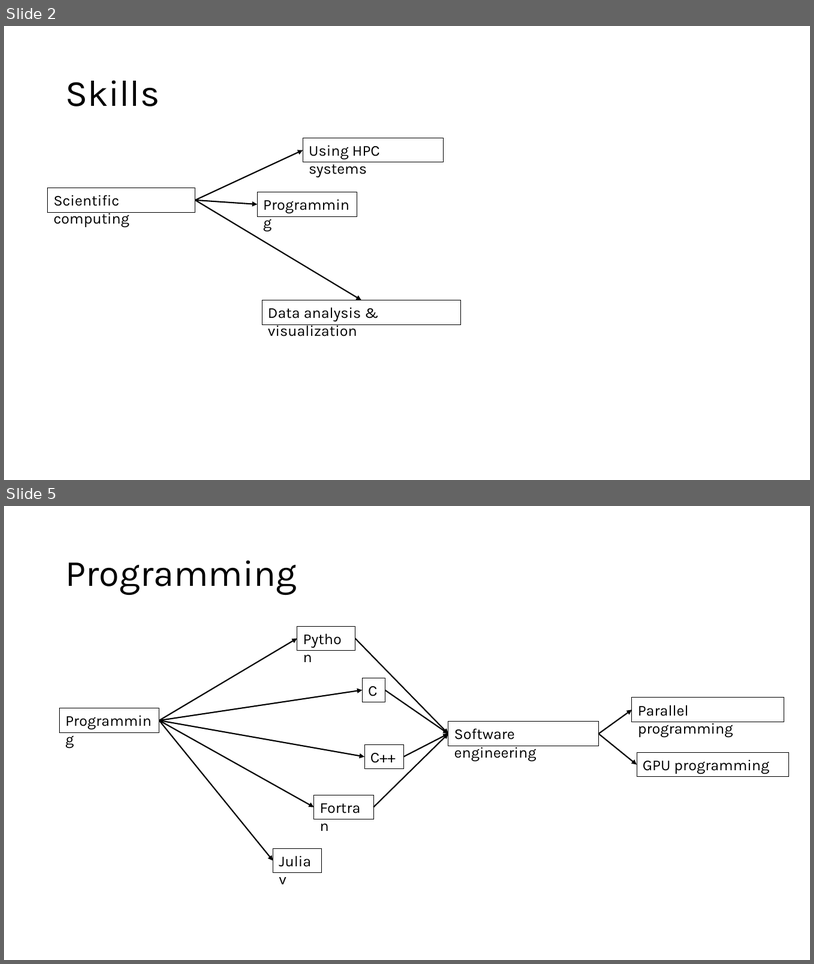
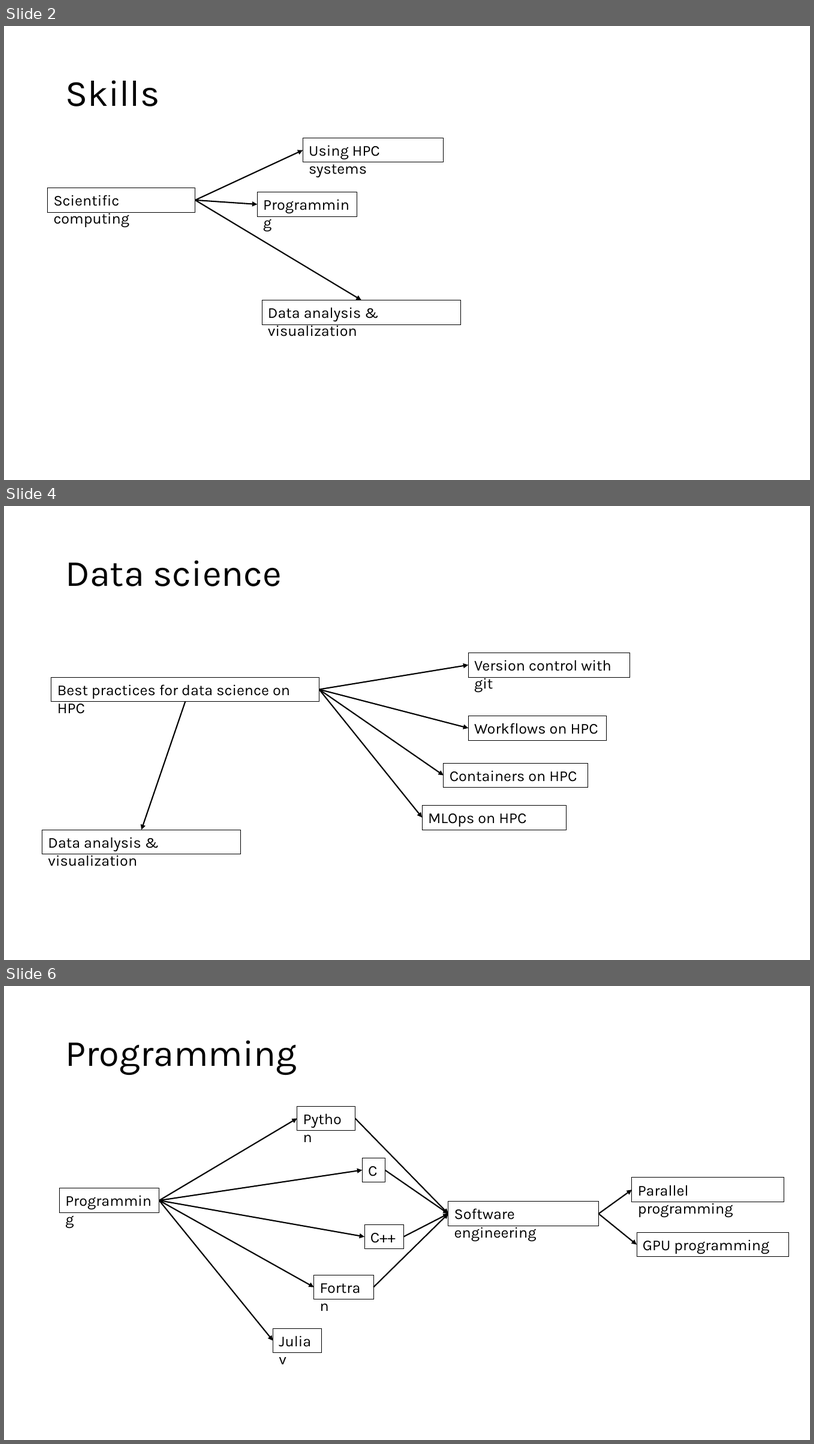
Before and after one commit to gjbex/Training-sessions, a slide deck: scientific_computing_skills_and_trainings.pptx. Shown one above the other, each under a label of ours: slides 2 and 5 before the commit, slides 2, 4 and 6 after it; the slides between them are not shown. The pictures are 814x964 and 814x1444 pixels, drawn with LibreOffice and Linux fonts; fonts in the diff are those of the drawing. Boxes give left, top, right and bottom in pixels: in the first picture for what was removed or moved away, otherwise in the second. Text is boxed around its words. In the diff, an @@ line names an element or a change of style, - is before the commit and + after.

```diff
--- a/scientific_computing_skills_and_trainings.pptx
+++ b/scientific_computing_skills_and_trainings.pptx
@@ slide 4 added at bbox=[4, 506, 810, 960], background #FFFFFF @@
@@ title added at bbox=[65, 560, 282, 586], 44 pt, text #000000 @@
+Data science
@@ arrow added from (319, 690) to (468, 665), #000000 1.5 pt @@
@@ rectangle added at bbox=[468, 652, 631, 676], outline #000000 0.75 pt, 18 pt, text #000000 @@
+Version control with git
@@ rectangle added at bbox=[51, 677, 319, 702], outline #000000 0.75 pt, 18 pt, text #000000 @@
+Best practices for data science on HPC
@@ arrow added from (185, 702) to (141, 829), #000000 1.5 pt @@
@@ arrow added from (319, 690) to (423, 817), #000000 1.5 pt @@
@@ arrow added from (319, 690) to (444, 775), #000000 1.5 pt @@
@@ arrow added from (319, 690) to (468, 728), #000000 1.5 pt @@
@@ rectangle added at bbox=[468, 716, 606, 740], outline #000000 0.75 pt, 18 pt, text #000000 @@
+Workflows on HPC
@@ rectangle added at bbox=[444, 763, 588, 787], outline #000000 0.75 pt, 18 pt, text #000000 @@
+Containers on HPC
@@ rectangle added at bbox=[423, 805, 567, 829], outline #000000 0.75 pt, 18 pt, text #000000 @@
+MLOps on HPC
@@ rectangle added at bbox=[42, 829, 241, 854], outline #000000 0.75 pt, 18 pt, text #000000 @@
+Data analysis & visualization
@@ what was slide 5 is now slide 6 @@
```
Also in this commit, not shown: 7 slides changed.
